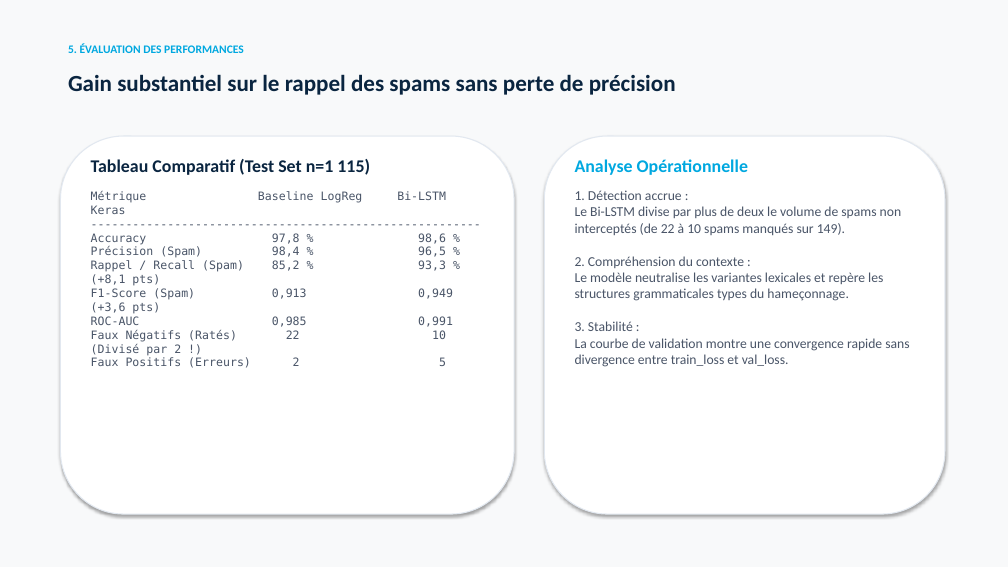
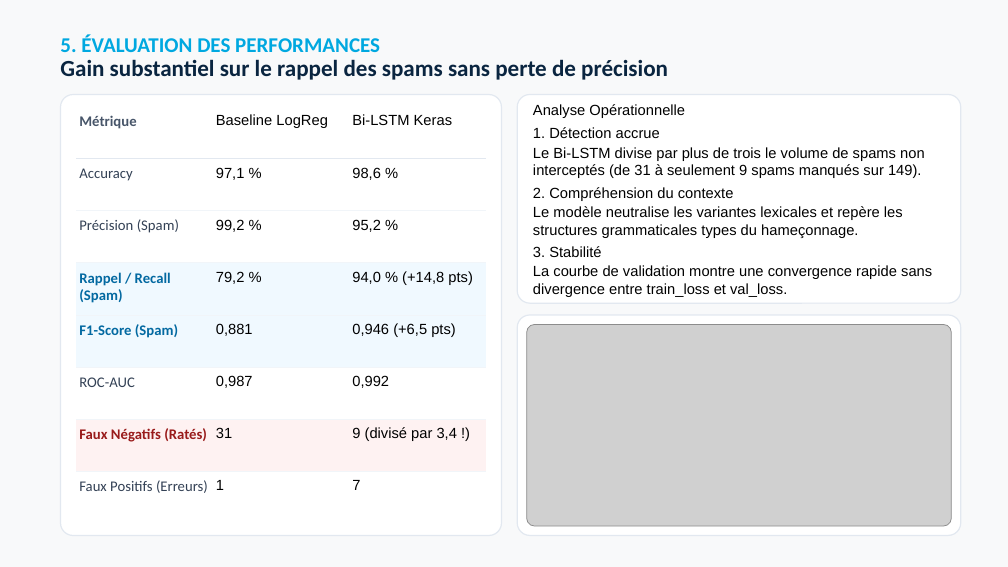
Before and after one commit to Elkristobal59/CERTIFICATION_CDSD, a slide deck: slide 6 of Bloc_4_ATT_Spam_Detector/ATT_spam_detector_presentation.pptx. Drawn at 1008x567 pixels with LibreOffice and Linux fonts; fonts in the diff are those of the drawing; grey boxes stand for pictures. Boxes give left, top, right and bottom in pixels: in the first picture for what was removed or moved away, otherwise in the second. Text is boxed around its words. In the diff, an @@ line names an element or a change of style, - is before the commit and + after.

Commit message:
feat(bloc4): align presentation figures with notebook and add 2-page print-ready technical revision sheet

```diff
--- a/Bloc_4_ATT_Spam_Detector/ATT_spam_detector_presentation.pptx
+++ b/Bloc_4_ATT_Spam_Detector/ATT_spam_detector_presentation.pptx
@@ text "5. ÉVALUATION DES PERFORMANCES" at <box>60,35,380,52</box>: size 11 to 20 pt; vertical alignment top to middle @@
@@ text "Gain substantiel sur le rappel ...": place and size @@
-text "Gain substantiel sur le rappel ..." at <box>68,74,676,95</box>
+text "Gain substantiel sur le rappel ..." at <box>60,59,668,80</box>
@@ text "Gain substantiel sur le rappel ..." at <box>60,59,668,80</box>: vertical alignment top to middle @@
@@ rounded rectangle: place and size @@
-rounded rectangle at <box>60,136,514,514</box>
+rounded rectangle at <box>60,95,501,535</box>
@@ rounded rectangle at <box>60,95,501,535</box>: outline #E2E8F0 1 pt to #E2E8F0 1.13 pt; shadow off; proportions changed @@
@@ table added at <box>76,107,487,497</box>, 8 rows, 3 columns @@
+Métrique | Baseline LogReg | Bi-LSTM Keras
+Accuracy | 97,1 % | 98,6 %
+Précision (Spam) | 99,2 % | 95,2 %
+Rappel / Recall (Spam) | 79,2 % | 94,0 % (+14,8 pts)
+F1-Score (Spam) | 0,881 | 0,946 (+6,5 pts)
+ROC-AUC | 0,987 | 0,992
+Faux Négatifs (Ratés) | 31 | 9 (divisé par 3,4 !)
+Faux Positifs (Erreurs) | 1 | 7
@@ rounded rectangle added at <box>517,95,961,303</box>, fill #FFFFFF, outline #E2E8F0 1.13 pt @@
@@ text "Analyse Opérationnelle" at <box>533,104,932,297</box>: vertical alignment top to middle @@
@@ text at <box>533,104,685,118</box>: size 17 to 14 pt, font Calibri to Arial, text colour #00A8E0 to #000000, bold off in "Analyse Opérationnelle" @@
@@ text "Analyse Opérationnelle": place and size @@
-text "Analyse Opérationnelle" at <box>575,159,909,367</box>
+text "Analyse Opérationnelle" at <box>533,104,932,297</box>
@@ text at <box>533,127,932,297</box>: text changed; size 13 to 14 pt; font Calibri to Arial; text colour #4A5568 to #000000 @@
-1. Détection accrue :
-Le Bi-LSTM divise par plus de deux le volume de spams non interceptés (de 22 à 10 spams manqués sur 149).
-2. Compréhension du contexte :
-Le modèle neutralise les variantes lexicales et repère les structures grammaticales types du hameçonnage.
-3. Stabilité :
-La courbe de validation montre une convergence rapide sans divergence entre train_loss et val_loss.
+1. Détection accrue
+Le Bi-LSTM divise par plus de trois le volume de spams non interceptés (de 31 à seulement 9 spams manqués sur 149).
+2. Compréhension du contexte
+Le modèle neutralise les variantes lexicales et repère les structures grammaticales types du hameçonnage.
+3. Stabilité
+La courbe de validation montre une convergence rapide sans divergence entre train_loss et val_loss.
@@ rounded rectangle removed at <box>544,136,945,514</box> @@
@@ text removed at <box>91,159,453,368</box> @@
-Tableau Comparatif (Test Set n=1 115)
-Métrique Baseline LogReg Bi-LSTM Keras
---------------------------------------------------------
-Accuracy 97,8 % 98,6 %
-Précision (Spam) 98,4 % 96,5 %
-Rappel / Recall (Spam) 85,2 % 93,3 % (+8,1 pts)
-F1-Score (Spam) 0,913 0,949 (+3,6 pts)
-ROC-AUC 0,985 0,991
-Faux Négatifs (Ratés) 22 10 (Divisé par 2 !)
-Faux Positifs (Erreurs) 2 5
@@ rounded rectangle added at <box>517,315,961,536</box>, fill #FFFFFF, outline #E2E8F0 1.13 pt @@
@@ picture added at <box>527,324,952,526</box> @@
```
Also in this commit, not shown: 6 other slides changed, 1 other file.
